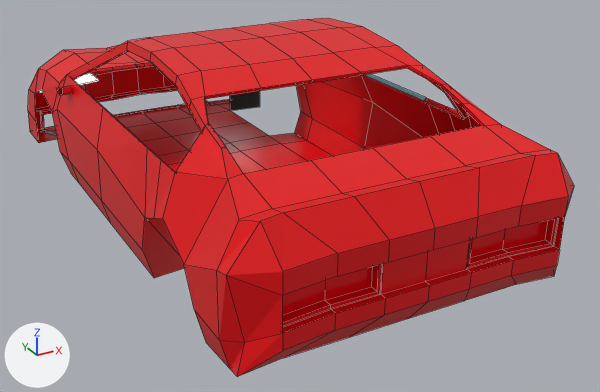
The Blender file Resource/Game/car/carBlend.blend as it was, and as the next commit left it.
Before and after are seen from a camera (50 mm lens) standing at (-2.26, -4.81, 1.36) and looking at (0.26, -0.23, -0.93). The lights are fixed; the arrows at lower left show +X, +Y and +Z. Mesh edges are drawn as thin lines.

The first picture shows 'body', 'bumper'.
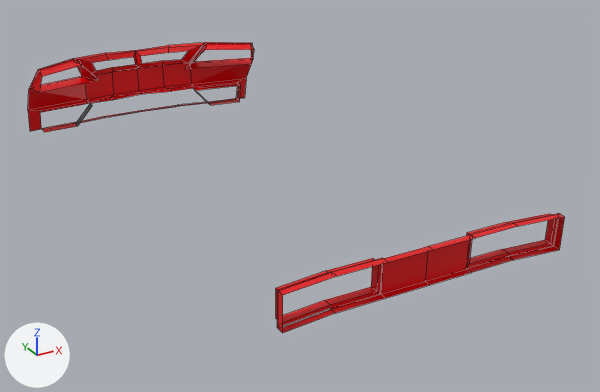
The change, as a list of edits to the scene's bpy script:
```text
Change me_cube_012:
    where me_cube_012.from_pydata(...)  # 165 vertices, 133 faces; spans x -0.91..0.91, y -1.81..2.1, z -0.41..0.14
    used by ob_bumper; location = (0.0, 0.007, -0.558); scale = (-1.13, 1.13, 1.13)
    verts and faces of me_cube_012; kept vertices keep their numbers, new ones are numbered from 165
    before: 12 (0.49, 1.85, 0.09), 13 (0.84, 1.65, 0.1), 14 (0.35, 1.95, -0.07) at pixel (99, 80), 15 (0.85, 1.75, -0.04) at pixel (39, 92)
    before: 125 (0.48, -1.71, 0.06), 126 (0.48, -1.7, -0.08) at pixel (324, 300), 127 (0.72, -1.73, -0.08), 128 (0.72, -1.73, 0.06), 129 (0.25, -1.71, 0.06)
    before: 130 (0.25, -1.7, -0.08) at pixel (371, 286)
    before: 159 (-0.48, -1.71, 0.06), 160 (-0.48, -1.7, -0.08) at pixel (502, 249), 161 (-0.72, -1.73, -0.08) at pixel (545, 239), 162 (-0.72, -1.73, 0.06), 163 (-0.25, -1.71, 0.06)
    before: 164 (-0.25, -1.7, -0.08)
    me_cube_012 part 1
    add delete_faces([(12, 13, 15, 14)])
    me_cube_012 part 2
    add delete_faces([(125, 126, 127, 128), (125, 129, 130, 126)])
    me_cube_012 part 3
    add delete_faces([(159, 162, 161, 160), (159, 160, 164, 163)])
    remove me_cube_012.materials.append(mat_material_002)  # cyan #a6feff
    remove me_cube_012.materials.append(mat_material_008)  # red #e7000c
Change ob_body:
    add ob_body.hide_set(True)
```

What differs and where, as boxes [x1, y1, x2, y2] in the pictures (600 x 392 px):
'body', hidden (red): before [28, 18, 574, 377]
'bumper', reshaped (9% taller): before [35, 65, 565, 333]; after [28, 42, 565, 333]
part 1 of me_cube_012, deleted: before [39, 74, 99, 93]
part 2 of me_cube_012, deleted (red): before [283, 267, 372, 315]
part 3 of me_cube_012, deleted (red): before [470, 220, 548, 258]
